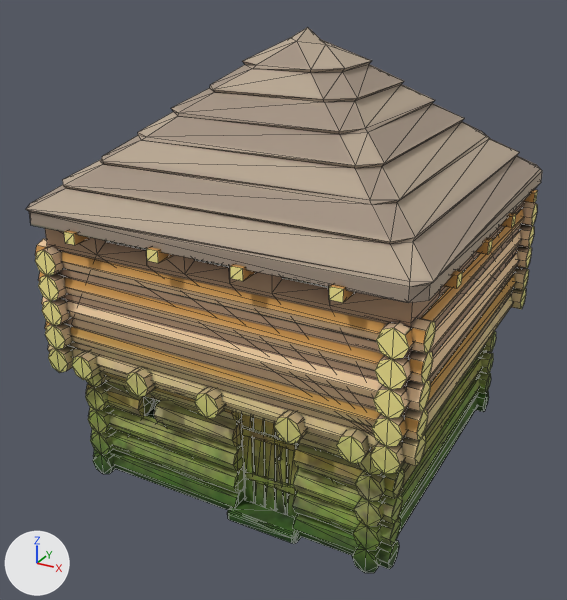
Before and after pictures for a commit that changed the FBX model Assets/ModularPieces/Cottage/Cottage.FBX.
Both versions are drawn from a 50 mm camera at (6.24, -12.16, 8.85) aimed at (-0.15, -0.55, 3.04). Every picture has the same lights, and +X, +Y and +Z are marked at lower left. Mesh edges are drawn as thin lines. Where no turn or scale is listed for an object, it has been applied to the vertices. Vertices at the same position are counted once.

The older version as bpy lines, for what is in view:
```python
me_mesh = bpy.data.meshes.new('Mesh')
me_mesh.from_pydata(...)  # 1372 vertices, 2294 faces; spans x -3.55..3.55, y -3.55..3.55, z -0.03..7.87
me_mesh.materials.append(mat_house)  # picture img_housediff_tga
ob_house = bpy.data.objects.new('house', me_mesh)
ob_house.location = (0.0, 0.0, -0.1)
```
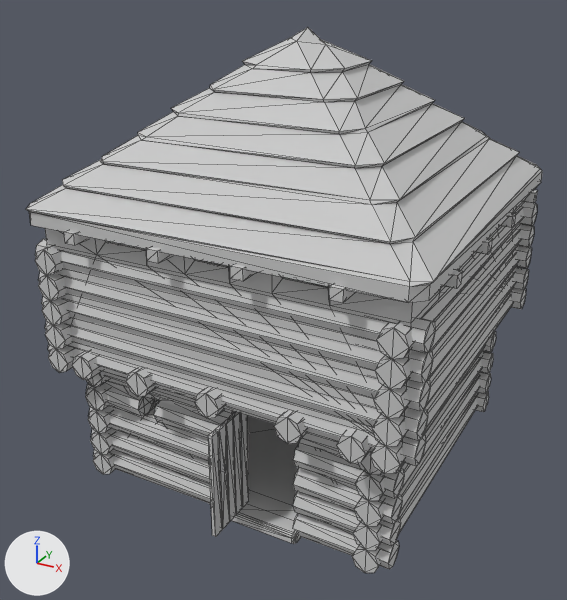
The newer file is also turned or shifted as a whole; pictures and numbers use the older file's frame.

Changed parts and their boxes [x1, y1, x2, y2] in the pictures (567 x 600 px; the box of a moved part takes in the faces that stretch with it):
```json
{"part": 1, "of": "me_mesh", "change": "moved or reshaped", "before": [287, 443, 299, 518], "after": [208, 431, 222, 537]}
{"part": 2, "of": "me_mesh", "change": "moved or reshaped", "before": [276, 433, 288, 515], "after": [215, 424, 230, 529]}
{"part": 3, "of": "me_mesh", "change": "moved or reshaped", "before": [254, 418, 265, 507], "after": [223, 417, 236, 521]}
{"part": 4, "of": "me_mesh", "change": "moved or reshaped", "before": [265, 421, 276, 511], "after": [230, 412, 242, 514]}
{"part": 5, "of": "me_mesh", "change": "moved or reshaped", "before": [242, 414, 255, 503], "after": [240, 413, 249, 507]}
{"part": 6, "of": "me_mesh", "change": "moved or reshaped", "before": [242, 427, 296, 451], "on screen": "not visible afterwards"}
{"part": 7, "of": "me_mesh", "change": "moved or reshaped", "before": [244, 471, 296, 495], "on screen": "not visible afterwards"}
{"part": 8, "of": "me_mesh", "change": "added", "after": [247, 415, 299, 505]}
{"part": 9, "of": "me_mesh", "change": "recoloured", "before": [26, 27, 542, 573], "after": [26, 27, 542, 573], "on screen": "beige to grey"}
```

Scene script edits in JSON lines:
```json
{"op": "add", "block": "mat_01___default", "code": ["mat_01___default = principled_material('01 - Default')", "mat_01___default.base_color = (0.588, 0.588, 0.588)  # light grey #cacaca", "mat_01___default.roughness = 0.859"]}
{"block": "me_mesh", "where": "# used by ob_house; location = (0.0, 0.0, -0.1)"}
{"block": "me_mesh", "where": "# verts and faces of me_mesh; kept vertices keep their numbers, new ones are numbered from 1372"}
{"op": "remove", "block": "me_mesh", "code": "me_mesh.from_pydata(...)  # 1372 vertices, 2294 faces; spans x -3.55..3.55, y -3.55..3.55, z -0.03..7.87"}
{"op": "add", "block": "me_mesh", "code": "me_mesh.from_pydata(...)  # 1376 vertices, 2296 faces; spans x -3.55..3.55, y -3.71..3.55, z -0.03..7.87"}
{"block": "me_mesh", "change": "me_mesh part 1: the loose piece of 8 vertices spanning x 1.09..1.29, y -2.67..-2.61, z 0.22..2.15 is turned -90 degrees about the z axis through its middle, then moved by (-0.9, -0.97, 0.0), in mat_01___default (light grey #cacaca)"}
{"block": "me_mesh", "change": "me_mesh part 2: the loose piece of 16 vertices spanning x 0.87..1.07, y -2.67..-2.61, z 0.22..2.15 is turned -90 degrees about the z axis through its middle, then moved by (-0.68, -0.75, 0.0), in mat_01___default (light grey #cacaca)"}
{"block": "me_mesh", "change": "me_mesh part 3: the loose piece of 8 vertices spanning x 0.46..0.65, y -2.67..-2.61, z 0.22..2.15 is turned -90 degrees about the z axis through its middle, then moved by (-0.27, -0.54, 0.0), in mat_01___default (light grey #cacaca)"}
{"block": "me_mesh", "change": "me_mesh part 4: the loose piece of 8 vertices spanning x 0.66..0.86, y -2.67..-2.61, z 0.22..2.15 is turned -90 degrees about the z axis through its middle, then moved by (-0.47, -0.33, 0.0), in mat_01___default (light grey #cacaca)"}
{"block": "me_mesh", "change": "me_mesh part 5: the loose piece of 8 vertices spanning x 0.23..0.43, y -2.67..-2.61, z 0.22..2.15 is turned -90 degrees about the z axis through its middle, then moved by (-0.04, -0.11, 0.0), in mat_01___default (light grey #cacaca)"}
{"block": "me_mesh", "change": "me_mesh part 6: the loose piece of 8 vertices spanning x 0.24..1.26, y -2.71..-2.65, z 1.6..1.73 is turned -90 degrees about the z axis through its middle, then moved by (-0.5, -0.49, 0.0), in mat_01___default (light grey #cacaca)"}
{"block": "me_mesh", "change": "me_mesh part 7: the loose piece of 8 vertices spanning x 0.26..1.26, y -2.71..-2.65, z 0.73..0.87 is turned -90 degrees about the z axis through its middle, then moved by (-0.51, -0.5, 0.0), in mat_01___default (light grey #cacaca)"}
{"block": "me_mesh", "change": "me_mesh part 8"}
{"op": "add", "block": "me_mesh", "code": "verts[1372] = (-2.71, -2.71, 0.2)"}
{"op": "add", "block": "me_mesh", "code": "verts[1373] = (2.71, -2.71, 0.2)"}
{"op": "add", "block": "me_mesh", "code": "verts[1374] = (-2.71, 2.71, 0.2)"}
{"op": "add", "block": "me_mesh", "code": "verts[1375] = (2.71, 2.71, 0.2)"}
{"op": "add", "block": "me_mesh", "code": "faces += [(1372, 1373, 1375), (1372, 1375, 1374)]"}
{"block": "me_mesh", "change": "me_mesh part 9: 2190 faces spanning x -3.55..3.55, y -3.55..3.55, z -0.03..7.87 switch from mat_house (picture img_housediff_tga) to mat_01___default (light grey #cacaca)"}
```
